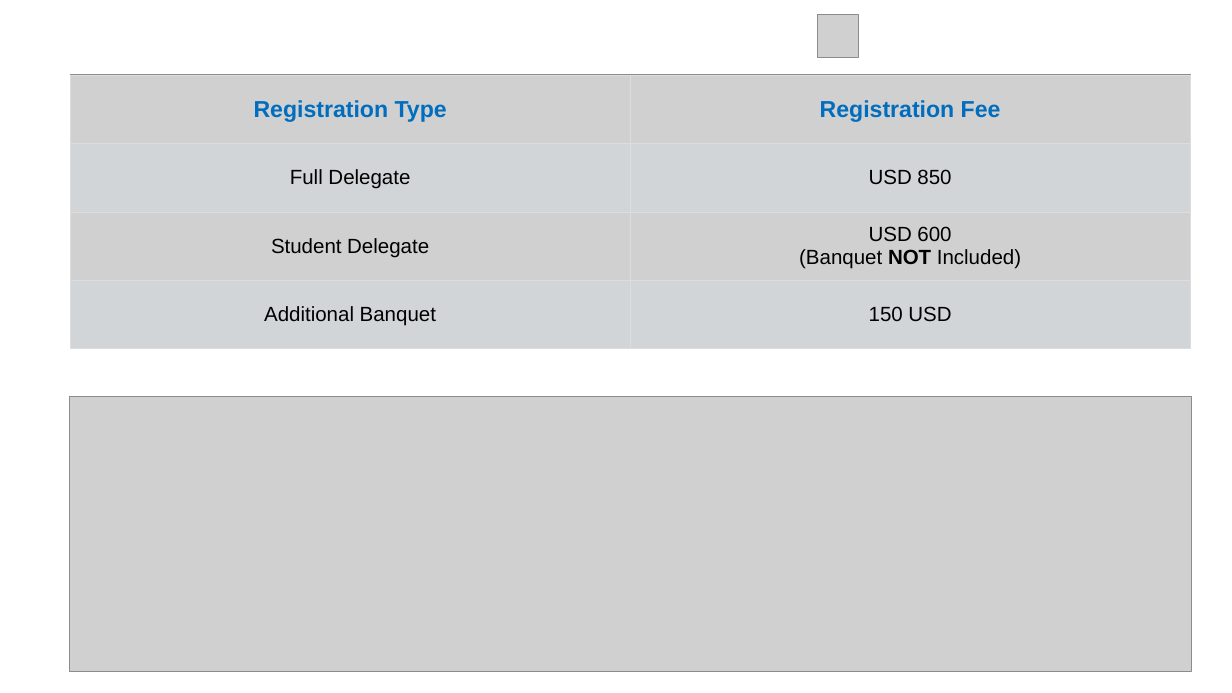
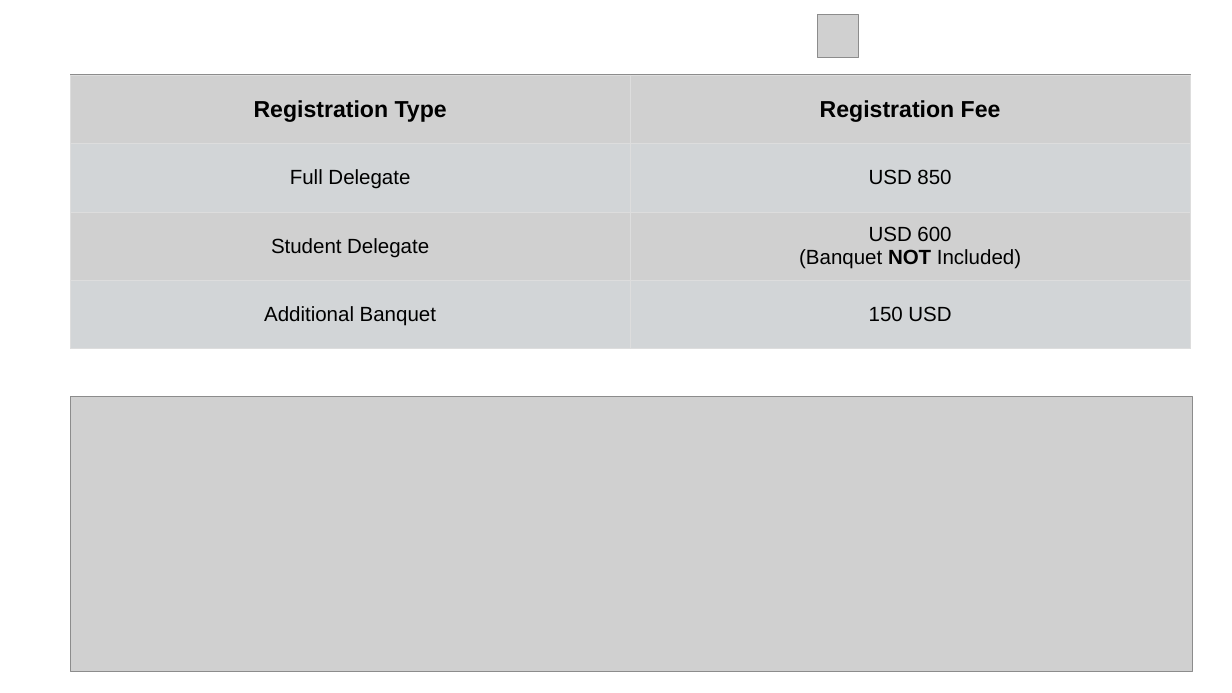
Before and after one commit to zhangxy911/zhangxy911.github.io, a slide deck: slide 3 of assets/figures.pptx. Drawn at 1232x693 pixels with LibreOffice and Linux fonts; fonts in the diff are those of the drawing; grey boxes stand for pictures; background and template pictures are left out. Boxes give left, top, right and bottom in pixels: in the first picture for what was removed or moved away, otherwise in the second. Text is boxed around its words. In the diff, an @@ line names an element or a change of style, - is before the commit and + after.

```diff
--- a/assets/figures.pptx
+++ b/assets/figures.pptx
@@ table at <box>70,75,1190,348</box> @@
@@ text colour #006DBE to #000000 in "Registration Type", "Registration Fee" @@
```
Also in this commit, not shown: 1 other file.
